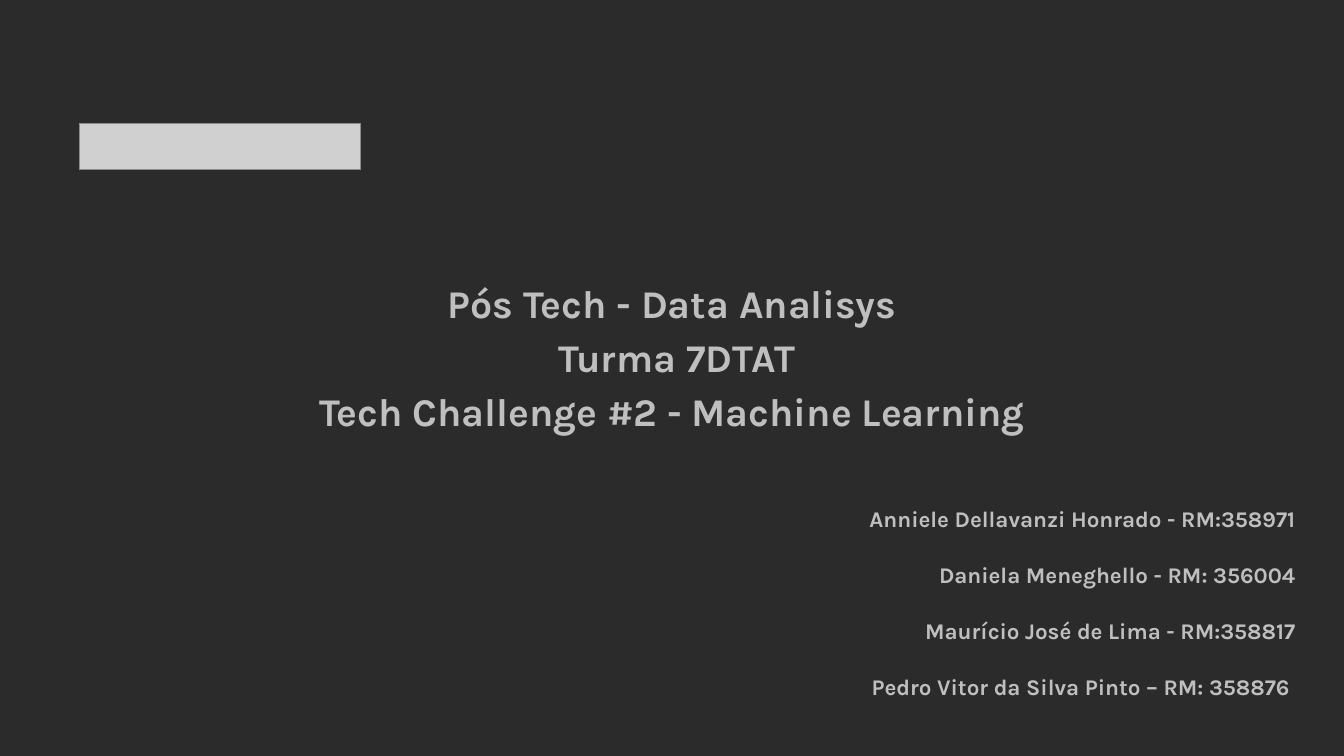
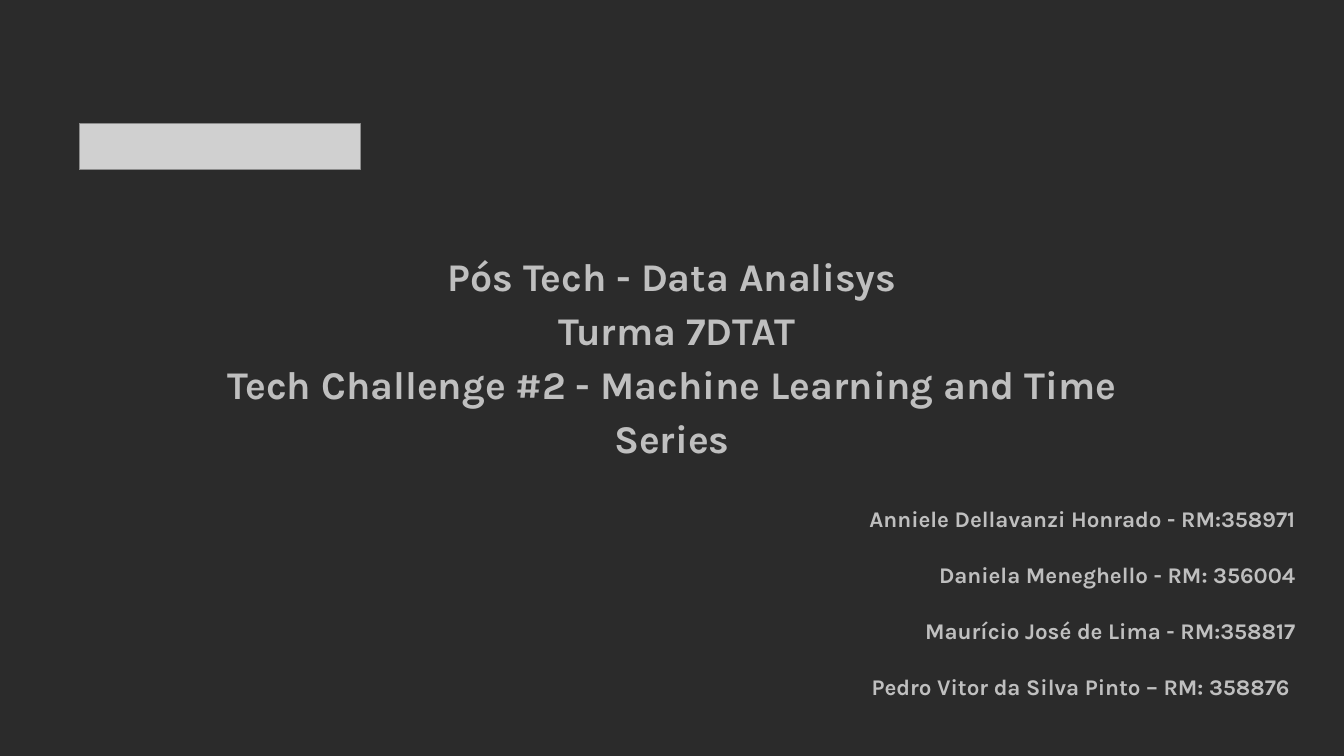
Before and after one commit to jdlmauricio/techalleg_fase_2, a slide deck: slide 1 of Tech Challenge 2.pptx (slide 4 before the commit). Drawn at 1344x756 pixels with LibreOffice and Linux fonts; fonts in the diff are those of the drawing; grey boxes stand for pictures; background and template pictures are left out; a plain dark background stands for a picture behind light text. Boxes give left, top, right and bottom in pixels: in the first picture for what was removed or moved away, otherwise in the second. Text is boxed around its words. In the diff, an @@ line names an element or a change of style, - is before the commit and + after.

```diff
--- a/Tech Challenge 2.pptx
+++ b/Tech Challenge 2.pptx
@@ text at (228,260,1116,454): text changed @@
-Pós Tech - Data Analisys
-Turma 7DTAT
-Tech Challenge #2 - Machine Learning
+Pós Tech - Data Analisys
+Turma 7DTAT
+Tech Challenge #2 - Machine Learning and Time Series
```
Also in this commit, not shown: 4 other slides changed, 14 slides added, 11 slides removed.
